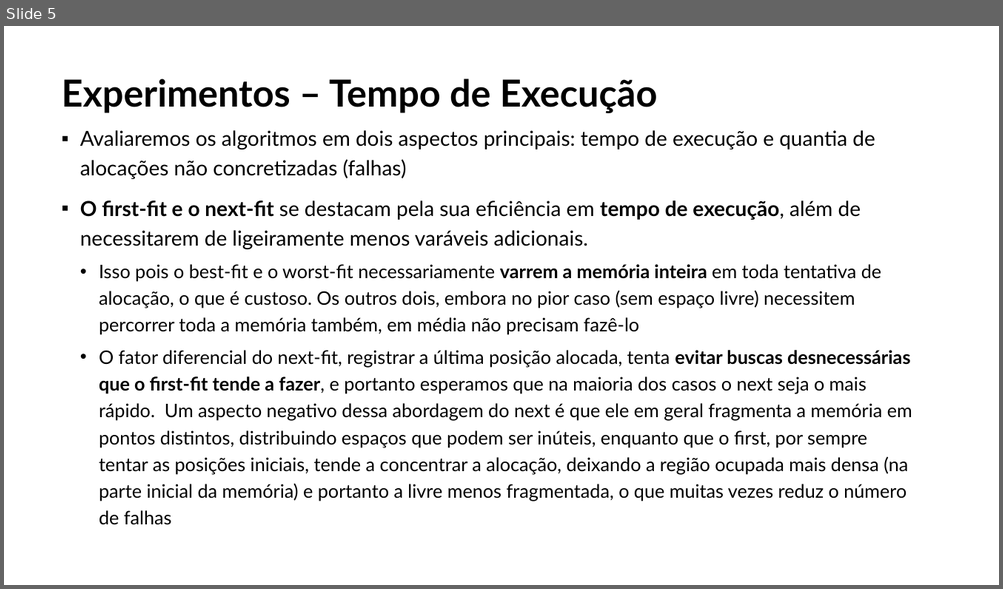
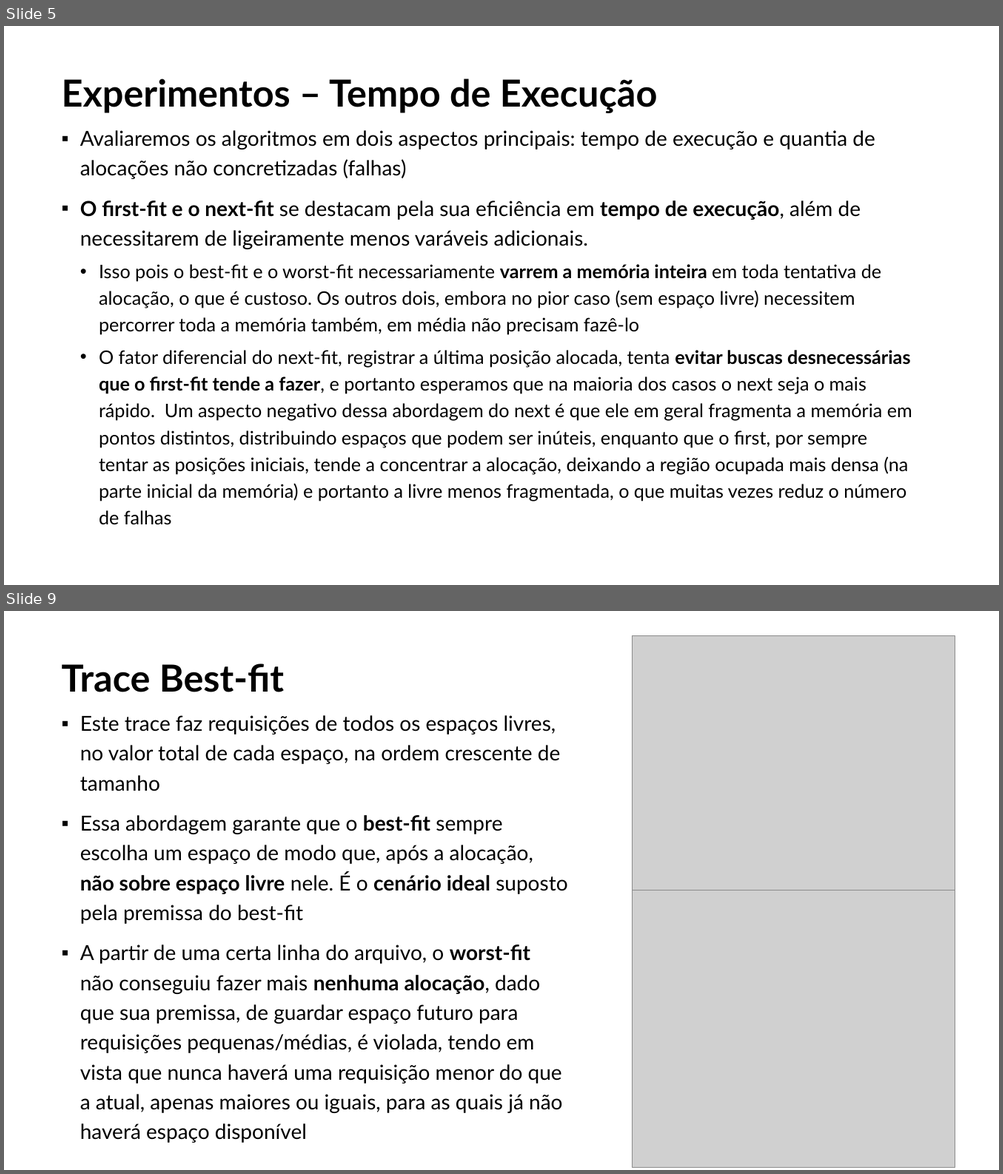
Before and after one commit to MagoDaZueira/MAC0422-EPs, a slide deck: EP3/apresentação/slides.pptx. Shown one above the other, each under a label of ours: slide 5 before the commit, slides 5 and 9 after it; the slides between them are not shown. The pictures are 1003x589 and 1003x1174 pixels, drawn with LibreOffice and Linux fonts; fonts in the diff are those of the drawing; grey boxes stand for pictures. Boxes give left, top, right and bottom in pixels: in the first picture for what was removed or moved away, otherwise in the second. Text is boxed around its words. In the diff, an @@ line names an element or a change of style, - is before the commit and + after.

```diff
--- a/EP3/apresentação/slides.pptx
+++ b/EP3/apresentação/slides.pptx
@@ slide 9 added at [4, 611, 999, 1170], background #FFFFFF @@
@@ picture added at [632, 636, 955, 901] @@
@@ title added at [62, 664, 284, 692], 36 pt, text #000000, bold @@
+Trace Best-fit
@@ text added at [80, 715, 567, 1143], 20 pt, text #000000 @@
+▪ Este trace faz requisições de todos os espaços livres, no valor total de cada espaço, na ordem crescente de tamanho
+▪ Essa abordagem garante que o best-fit sempre escolha um espaço de modo que, após a alocação, não sobre espaço livre nele. É o cenário ideal suposto pela premissa do best-fit
+▪ A partir de uma certa linha do arquivo, o worst-fit não conseguiu fazer mais nenhuma alocação, dado que sua premissa, de guardar espaço futuro para requisições pequenas/médias, é violada, tendo em vista que nunca haverá uma requisição menor do que a atual, apenas maiores ou iguais, para as quais já não haverá espaço disponível
@@ picture added at [632, 891, 955, 1167] @@
```
Also in this commit, not shown: 1 slide changed, 4 other slides added, 1 other file.
